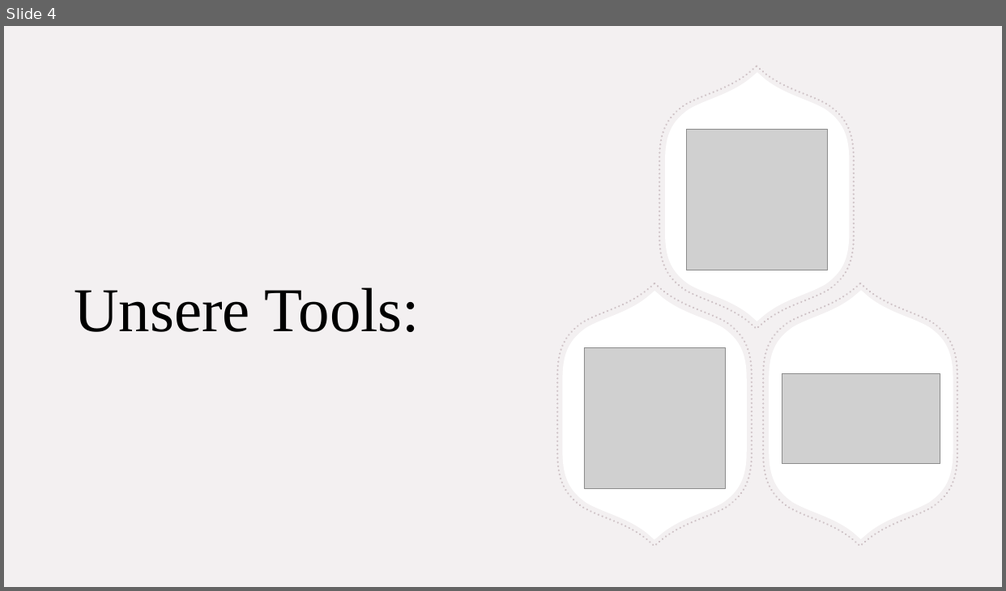
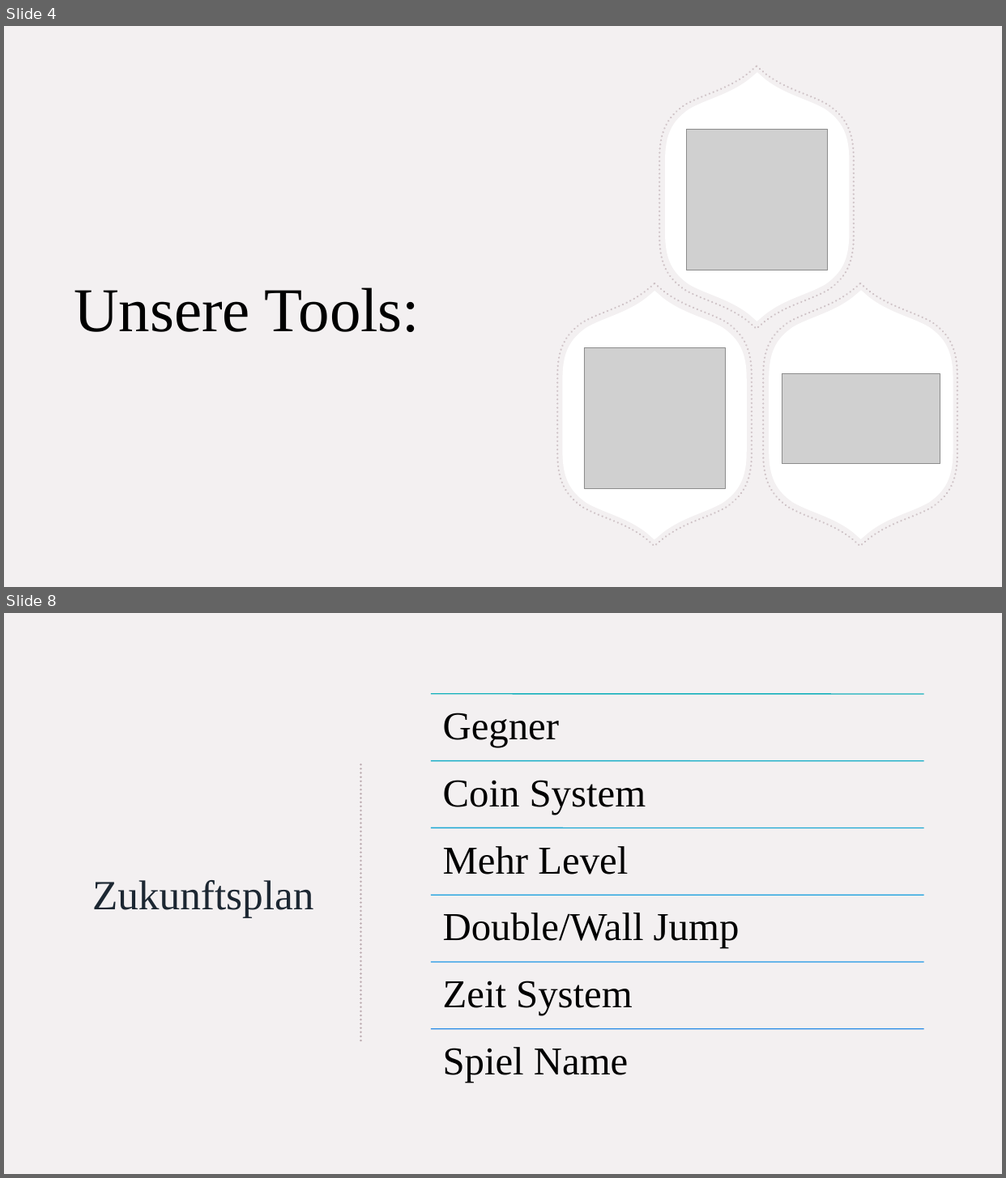
Before and after one commit to TsVBamBus/Unitygame-Niklas-Paul, a slide deck: Stand der Dinge.pptx. Shown one above the other, each under a label of ours: slide 4 before the commit, slides 4 and 8 after it; the slides between them are not shown. The pictures are 1006x591 and 1006x1178 pixels, drawn with LibreOffice and Linux fonts; fonts in the diff are those of the drawing; grey boxes stand for pictures. Boxes give left, top, right and bottom in pixels: in the first picture for what was removed or moved away, otherwise in the second. Text is boxed around its words. In the diff, an @@ line names an element or a change of style, - is before the commit and + after.

```diff
--- a/Stand der Dinge.pptx
+++ b/Stand der Dinge.pptx
@@ slide 8 added at <box>4,613,1002,1174</box>, background #F3F0F1; not listed: 4 template elements that a slide beside it also shows @@
@@ rectangle added at <box>4,613,1002,1174</box>, fill #F3F0F1 @@
@@ line added from (361, 765) to (361, 1043), #BDADB2 2 pt dashed @@
@@ title added at <box>92,880,313,918</box>, 40 pt, text #1C2732 @@
+Zukunftsplan
@@ group added at <box>431,694,924,1083</box>: 6 lines, 6 texts @@
+Gegner
+Coin System
+Mehr Level
+Double/Wall Jump
+Zeit System
+Spiel Name
```
Also in this commit, not shown: 4 slides changed, 2 other slides added, 5 other files.
